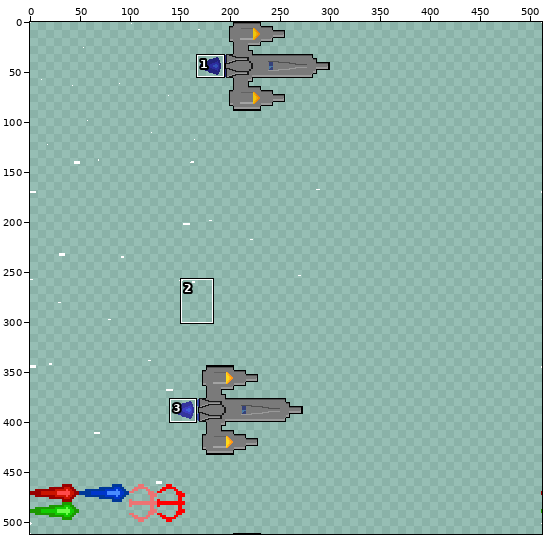
Edited in one commit: sprite sheet (libraries/Konata/assets/textures/sprites.png). Above: a wide view before the commit, with the close-up outlined.
Close-up. Earlier state:
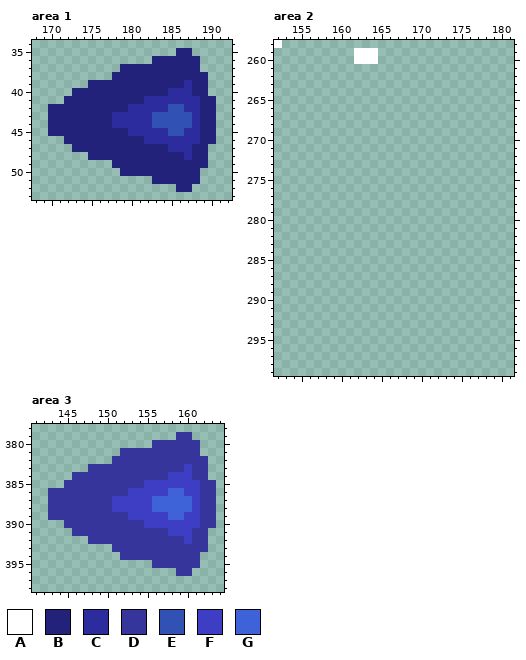
The file is 512x512 pixels. Shown: area 1: x 168..192, y 34..53; area 2: x 152..181, y 258..299; area 3: x 141..164, y 378..398. The commit also changed other parts of the picture, which this record leaves out.
Palette (. is transparent): A #ffffff  B #22227a  C #2c2c9e  D #35359c  E #3251b5  F #3e3ec4  G #3e62d7
Pixels before, area 1, first column x 170:
35 ................BB...
36 .............BBBBBB..
37 .........BBBBBBBBBB..
38 ........BBBBBBBBBBBB.
39 .....BBBBBBBBBBBBCBB.
40 ...BBBBBBBBBBBBCCCBB.
41 ..BBBBBBBBBBCCCCCCCBB
42 BBBBBBBBBBCCCCCEECCBB
43 BBBBBBBBCCCCCEEEEECBB
44 BBBBBBBBCCCCCEEEEECBB
45 BBBBBBBBBBCCCCCEECCBB
46 ..BBBBBBBBBBCCCCCCCBB
47 ...BBBBBBBBBBBBCCCBB.
48 .....BBBBBBBBBBBBCBB.
49 ........BBBBBBBBBBBB.
50 .........BBBBBBBBBB..
51 .............BBBBBB..
52 ................BB...
Pixels before, area 2, first column x 152:
258 A............
259 ..........AAA
260 ..........AAA
Pixels before, area 3, first column x 143:
379 ................DD...
380 .............DDDDDD..
381 .........DDDDDDDDDD..
382 ........DDDDDDDDDDDD.
383 .....DDDDDDDDDDDDFDD.
384 ...DDDDDDDDDDDDFFFDD.
385 ..DDDDDDDDDDFFFFFFFDD
386 DDDDDDDDDDFFFFFGGFFDD
387 DDDDDDDDFFFFFGGGGGFDD
388 DDDDDDDDFFFFFGGGGGFDD
389 DDDDDDDDDDFFFFFGGFFDD
390 ..DDDDDDDDDDFFFFFFFDD
391 ...DDDDDDDDDDDDFFFDD.
392 .....DDDDDDDDDDDDFDD.
393 ........DDDDDDDDDDDD.
394 .........DDDDDDDDDD..
395 .............DDDDDD..
396 ................DD...
The same view after the edit:
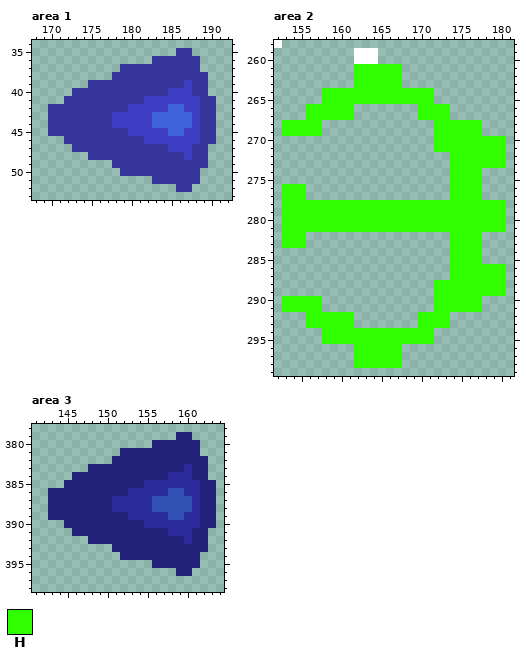
Colours new in this view: H #2fff00
What changed:
colour B: #22227a -> #35359c
colour C: #2c2c9e -> #3e3ec4
colour D: #35359c -> #22227a
colour E: #3251b5 -> #3e62d7
colour F: #3e3ec4 -> #2c2c9e
colour G: #3e62d7 -> #3251b5
Changed rows in their new state; - is a pixel that keeps its letter.
Area 2:
first column x 153:
261 ---------HHHHHH-------------
262 ---------HHHHHH-------------
263 ---------HHHHHH-------------
264 -----HHHHHHHHHHHHHH---------
265 -----HHHHHHHHHHHHHH---------
266 ---HHHHHH--------HHHH-------
267 ---HHHHHH--------HHHH-------
268 HHHHH--------------HHHHHH---
269 HHHHH--------------HHHHHH---
270 -------------------HHHHHHHHH
271 -------------------HHHHHHHHH
272 ---------------------HHHHHHH
273 ---------------------HHHHHHH
274 ---------------------HHHH---
275 ---------------------HHHH---
276 HHH------------------HHHH---
277 HHH------------------HHHH---
278 HHHHHHHHHHHHHHHHHHHHHHHHHHHH
279 HHHHHHHHHHHHHHHHHHHHHHHHHHHH
280 HHHHHHHHHHHHHHHHHHHHHHHHHHHH
281 HHHHHHHHHHHHHHHHHHHHHHHHHHHH
282 HHH------------------HHHH---
283 HHH------------------HHHH---
284 ---------------------HHHH---
285 ---------------------HHHH---
286 ---------------------HHHHHHH
287 ---------------------HHHHHHH
288 -------------------HHHHHHHHH
289 -------------------HHHHHHHHH
290 HHHHH--------------HHHHHH---
291 HHHHH--------------HHHHHH---
292 ---HHHHHH--------HHHH-------
293 ---HHHHHH--------HHHH-------
294 -----HHHHHHHHHHHHHH---------
295 -----HHHHHHHHHHHHHH---------
296 ---------HHHHHH-------------
297 ---------HHHHHH-------------
298 ---------HHHHHH-------------
